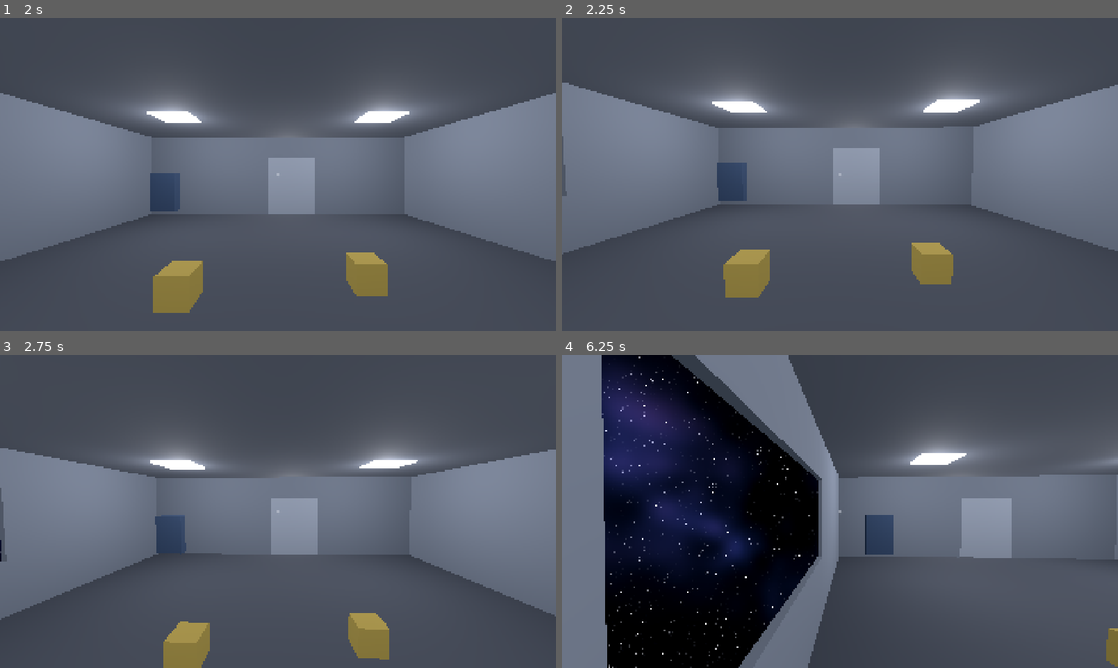
Above: before the commit, frames 1-4 (two rows, left to right).
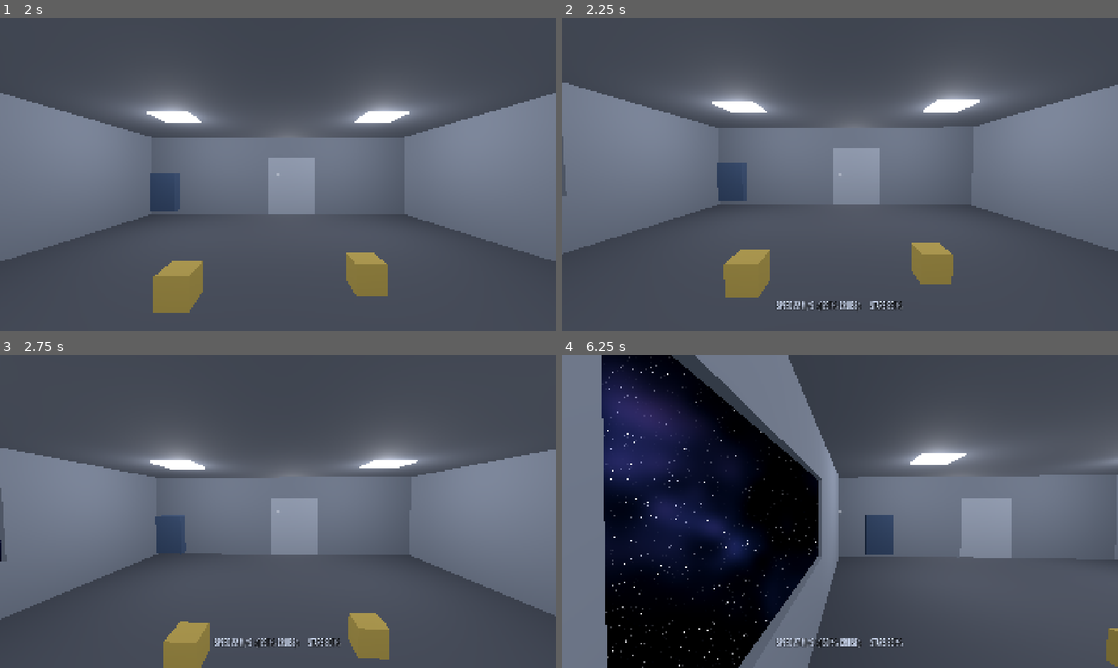
Above: after the commit, the same moments.

Repository: Joony/gmtk-game-jam-2026
Game: Godot game, scene res://scenes/intro.tscn
Two runs of this game, one before a commit and one after it. Both use one fixed random seed, a clock stepped at 60 frames per second and the inputs below.
Inputs (mouse positions are in pixels of both pictures, inside the frame that each line leads up to):
- Up to frame 1 (2 s): click "Skip" at 0.5 s; click "START" at 1.25 s
- Up to frame 2 (2.25 s): tap Enter at 2 s; move the mouse to (834, 180) at 2.02 s; hold = (speed_up, bound only after the commit) from 2.03 s (still down); hold E (interact) from 2.03 s (still down)
- Up to frame 3 (2.75 s): keep holding = (speed_up, bound only after the commit); keep holding E (interact); tap Space (jump) at 2.27 s; tap [ (stars_fewer, bound only after the commit) at 2.3 s
- Up to frame 4 (6.25 s): move the mouse to (878, 514) at 2.77 s; release E (interact) at 2.78 s; tap [ (stars_fewer, bound only after the commit) at 2.85, 4.55, 5.85 s; tap Space (jump) at 3.02, 4.52, 5.27, 6.02 s; tap ] (stars_more, bound only after the commit) at 3.05, 5.3 s; move the mouse to (795, 508) at 3.52 s; hold ] (stars_more, bound only after the commit) 3.53-4.28 s; tap E (interact) at 3.8, 4.35, 6.05 s; move the mouse to (845, 511) at 4.27 s; release = (speed_up, bound only after the commit) at 4.28 s; hold A (left) 4.28-5.03 s; move the mouse to (817, 505) at 5.02 s; press the mouse at (817, 505) at 5.03 s; hold = (speed_up, bound only after the commit) 5.03-5.78 s; tap Escape (pause) at 5.65 s; move the mouse to (962, 495) at 5.77 s; release the mouse at (962, 495) at 5.78 s; hold D (right) from 5.78 s (still down)

Frame 1 is identical in both runs. In frame 2, 0.4% of the frame differs, in the area x 38-62%, y 90-94%; in frame 3, 0.4%; in frame 4, 1.4%, in the area x 7-62%, y 0-100%.

Commit message:
Add in-game speed and star-count controls with a transient readout
= / - change speed in 25% of cruise steps up to 4x; ] / [ change star density.
star_density moves onto ShipMotion so it can be driven at runtime, and the streak
now uses an unclamped speed ratio so stars keep stretching above cruise.

Co-Authored-By: Claude Fable 5 <noreply@anthropic.com>

Diff:
--- a/project.godot
+++ b/project.godot
@@ -77,6 +77,27 @@
 ]
 }
 
+speed_up={
+"deadzone": 0.2,
+"events": [Object(InputEventKey,"resource_local_to_scene":false,"resource_name":"","device":-1,"window_id":0,"alt_pressed":false,"shift_pressed":false,"ctrl_pressed":false,"meta_pressed":false,"pressed":false,"keycode":0,"physical_keycode":61,"key_label":0,"unicode":0,"location":0,"echo":false,"script":null)
+]
+}
+speed_down={
+"deadzone": 0.2,
+"events": [Object(InputEventKey,"resource_local_to_scene":false,"resource_name":"","device":-1,"window_id":0,"alt_pressed":false,"shift_pressed":false,"ctrl_pressed":false,"meta_pressed":false,"pressed":false,"keycode":0,"physical_keycode":45,"key_label":0,"unicode":0,"location":0,"echo":false,"script":null)
+]
+}
+stars_more={
+"deadzone": 0.2,
+"events": [Object(InputEventKey,"resource_local_to_scene":false,"resource_name":"","device":-1,"window_id":0,"alt_pressed":false,"shift_pressed":false,"ctrl_pressed":false,"meta_pressed":false,"pressed":false,"keycode":0,"physical_keycode":93,"key_label":0,"unicode":0,"location":0,"echo":false,"script":null)
+]
+}
+stars_fewer={
+"deadzone": 0.2,
+"events": [Object(InputEventKey,"resource_local_to_scene":false,"resource_name":"","device":-1,"window_id":0,"alt_pressed":false,"shift_pressed":false,"ctrl_pressed":false,"meta_pressed":false,"pressed":false,"keycode":0,"physical_keycode":91,"key_label":0,"unicode":0,"location":0,"echo":false,"script":null)
+]
+}
+
 [physics]
 
 3d/physics_engine="Jolt Physics"
--- a/scenes/game.tscn
+++ b/scenes/game.tscn
@@ -12,6 +12,7 @@
 [ext_resource type="Script" path="res://scripts/level/ship_motion.gd" id="10_motion"]
 [ext_resource type="ShaderMaterial" path="res://assets/materials/starfield.tres" id="11_starfield"]
 [ext_resource type="PackedScene" path="res://scenes/props/space_station.tscn" id="12_station"]
+[ext_resource type="PackedScene" path="res://ui/debug_readout.tscn" id="13_readout"]
 
 [sub_resource type="SphereMesh" id="SphereMesh_shell"]
 radius = 1400.0
@@ -93,3 +94,5 @@
 [node name="StartPrompt" parent="." instance=ExtResource("4_start")]
 
 [node name="Reticle" parent="." instance=ExtResource("5_reticle")]
+
+[node name="DebugReadout" parent="." instance=ExtResource("13_readout")]
--- a/scenes/intro.tscn
+++ b/scenes/intro.tscn
@@ -1,22 +1,26 @@
-[gd_scene load_steps=2 format=3]
+[gd_scene format=3 uid="uid://c4l8nwjti56ln"]
 
-[ext_resource type="Script" path="res://scripts/intro.gd" id="1_intro"]
+[ext_resource type="Script" uid="uid://dt0lotypkgah4" path="res://scripts/intro.gd" id="1_intro"]
 
-[node name="Intro" type="Control"]
+[node name="Intro" type="Control" unique_id=173955960]
 layout_mode = 3
 anchors_preset = 15
 anchor_right = 1.0
 anchor_bottom = 1.0
+grow_horizontal = 2
+grow_vertical = 2
 script = ExtResource("1_intro")
 
-[node name="Background" type="ColorRect" parent="."]
+[node name="Background" type="ColorRect" parent="." unique_id=998905226]
 layout_mode = 1
 anchors_preset = 15
 anchor_right = 1.0
 anchor_bottom = 1.0
+grow_horizontal = 2
+grow_vertical = 2
 color = Color(0, 0, 0, 1)
 
-[node name="CountdownLabel" type="Label" parent="."]
+[node name="CountdownLabel" type="Label" parent="." unique_id=773336424]
 unique_name_in_owner = true
 layout_mode = 1
 anchors_preset = 15
@@ -30,7 +34,7 @@
 horizontal_alignment = 1
 vertical_alignment = 1
 
-[node name="SkipButton" type="Button" parent="."]
+[node name="SkipButton" type="Button" parent="." unique_id=1745311473]
 layout_mode = 1
 anchors_preset = 3
 anchor_left = 1.0
@@ -45,8 +49,7 @@
 grow_vertical = 0
 text = "Skip"
 
-[node name="Timer" type="Timer" parent="."]
-wait_time = 1.0
+[node name="Timer" type="Timer" parent="." unique_id=639323426]
 autostart = true
 
 [connection signal="pressed" from="SkipButton" to="." method="_on_skip_button_pressed"]
--- /dev/null
+++ b/scripts/debug_readout.gd
@@ -0,0 +1,32 @@
+extends CanvasLayer
+
+# Shows a tuning value for a moment when a debug control changes it, then fades out.
+# Deliberately transient: it is for dialling in the look, not part of the game HUD.
+
+const HOLD := 1.6
+const FADE := 0.5
+
+@onready var _label: Label = %Label
+
+var _tween: Tween
+
+
+func _ready() -> void:
+	_label.modulate.a = 0.0
+
+
+func bind(motion: ShipMotion) -> void:
+	motion.speed_changed.connect(func(_s: float) -> void: _show(motion))
+	motion.settings_changed.connect(func() -> void: _show(motion))
+
+
+func _show(motion: ShipMotion) -> void:
+	_label.text = "SPEED %.0f m/s  (%.0f%% cruise)      STARS %.0f%%" % [
+		motion.speed, motion.speed_ratio() * 100.0, motion.star_density * 100.0
+	]
+	if _tween != null and _tween.is_valid():
+		_tween.kill()
+	_label.modulate.a = 1.0
+	_tween = create_tween()
+	_tween.tween_interval(HOLD)
+	_tween.tween_property(_label, "modulate:a", 0.0, FADE)
--- a/scripts/game.gd
+++ b/scripts/game.gd
@@ -14,6 +14,8 @@
 @onready var _reticle: CanvasLayer = $Reticle
 @onready var _interactor: Interactor = $Player/Interactor
 @onready var _lighting: LightingController = $Lighting
+@onready var _motion: ShipMotion = $Motion
+@onready var _readout: CanvasLayer = $DebugReadout
 
 var is_started: bool = false
 
@@ -23,6 +25,7 @@
 	_start_prompt.get_node("%StartButton").pressed.connect(start_game)
 	_reticle.bind(_interactor)
 	_lighting.bind_environment($WorldEnvironment)
+	_readout.bind(_motion)
 	# The cursor is visible while paused, so the reticle would be a second,
 	# misleading pointer.
 	_pause_menu.paused.connect(func() -> void: _reticle.visible = false)
--- a/scripts/level/ship_motion.gd
+++ b/scripts/level/ship_motion.gd
@@ -15,6 +15,8 @@
 const GROUP_STARFIELD := &"starfield"
 
 signal speed_changed(speed: float)
+## Emitted when a tuning value (currently star density) changes.
+signal settings_changed
 
 ## Metres per second at full health. Step 12 scales the actual speed down per malfunction.
 @export var cruise_speed: float = 18.0
@@ -23,6 +25,13 @@
 @export var star_brightness: float = 1.6
 ## How much the stars smear at cruise speed.
 @export var streak_at_cruise: float = 0.7
+## Fraction of cells containing a star — the main "how many stars" control.
+## Driven from here rather than left on the material so it can be changed at runtime.
+@export_range(0.0, 1.0) var star_density: float = 0.85
+## Ceiling for the debug speed control, as a multiple of cruise.
+@export var max_speed_multiplier: float = 4.0
+## Step size for the debug speed keys, as a fraction of cruise.
+@export var speed_step: float = 0.25
 
 ## Current speed. Zero stops the starfield dead, which is what a stalled ship should look like.
 var speed: float = 0.0:
@@ -49,15 +58,47 @@
 	_apply()
 
 
-## Fraction of cruise speed, for anything that wants "how fast are we going, really".
+## Fraction of cruise speed, clamped to 0..1 — for game logic ("how healthy are we?").
 func speed_fraction() -> float:
 	if cruise_speed <= 0.0:
 		return 0.0
 	return clampf(speed / cruise_speed, 0.0, 1.0)
 
 
+## Unclamped ratio, for visuals: above cruise the stars should keep stretching.
+func speed_ratio() -> float:
+	if cruise_speed <= 0.0:
+		return 0.0
+	return speed / cruise_speed
+
+
+## Nudge the speed. `steps` is in units of `speed_step` x cruise.
+func adjust_speed(steps: float) -> void:
+	speed = clampf(speed + cruise_speed * speed_step * steps, 0.0, cruise_speed * max_speed_multiplier)
+
+
+func adjust_density(amount: float) -> void:
+	star_density = clampf(star_density + amount, 0.0, 1.0)
+	settings_changed.emit()
+
+
+# Debug/tuning keys. Step 12 drives speed from malfunctions instead; these stay useful
+# for dialling in the look, and are harmless because they only exist while unpaused.
+func _unhandled_input(event: InputEvent) -> void:
+	if event.is_action_pressed("speed_up"):
+		adjust_speed(1.0)
+	elif event.is_action_pressed("speed_down"):
+		adjust_speed(-1.0)
+	elif event.is_action_pressed("stars_more"):
+		adjust_density(0.05)
+	elif event.is_action_pressed("stars_fewer"):
+		adjust_density(-0.05)
+	else:
+		return
+	get_viewport().set_input_as_handled()
+
+
 func _apply() -> void:
-	var fraction := speed_fraction()
 	for pane in get_tree().get_nodes_in_group(GROUP_STARFIELD):
 		var material := (pane as MeshInstance3D).get_surface_override_material(0) as ShaderMaterial
 		if material == null:
@@ -67,5 +108,6 @@
 		material.set_shader_parameter("travel_direction", travel_direction.normalized())
 		material.set_shader_parameter("travelled", distance_travelled)
 		material.set_shader_parameter("brightness", star_brightness)
-		material.set_shader_parameter("streak", streak_at_cruise * fraction)
+		material.set_shader_parameter("star_density", star_density)
+		material.set_shader_parameter("streak", streak_at_cruise * speed_ratio())
 		material.set_shader_parameter("destination_brightness", destination_brightness)
--- a/tests/smoke_space_windows.gd
+++ b/tests/smoke_space_windows.gd
@@ -156,6 +156,53 @@
 	_check("speed_changed fired (%d)" % speeds.size(), speeds.size() == 1)
 	_check("speed_fraction reports half (%.2f)" % motion.speed_fraction(), absf(motion.speed_fraction() - 0.5) < 0.02)
 
+	# --- Runtime speed and star-count controls ------------------------------
+	for required_action in ["speed_up", "speed_down", "stars_more", "stars_fewer"]:
+		_check("input action '%s' exists" % required_action, InputMap.has_action(required_action))
+
+	motion.speed = motion.cruise_speed
+	await _frames(2)
+	var before_speed := motion.speed
+	motion.adjust_speed(1.0)
+	await _frames(2)
+	_check(
+		"speed can be raised above cruise (%.1f -> %.1f)" % [before_speed, motion.speed],
+		motion.speed > before_speed
+	)
+	_check(
+		"streak keeps growing above cruise (%.2f)" % float(material.get_shader_parameter("streak")),
+		float(material.get_shader_parameter("streak")) > motion.streak_at_cruise
+	)
+
+	for i in 40:
+		motion.adjust_speed(-1.0)
+	await _frames(2)
+	_check("speed cannot go negative (%.2f)" % motion.speed, motion.speed == 0.0)
+	for i in 40:
+		motion.adjust_speed(1.0)
+	await _frames(2)
+	_check(
+		"speed is capped (%.1f, max %.1f)" % [motion.speed, motion.cruise_speed * motion.max_speed_multiplier],
+		motion.speed <= motion.cruise_speed * motion.max_speed_multiplier + 0.001
+	)
+
+	# Star count is driven from ShipMotion so it can be changed at runtime.
+	var before_density := motion.star_density
+	motion.adjust_density(-0.2)
+	await _frames(2)
+	_check(
+		"star density can be lowered (%.2f -> %.2f)" % [before_density, motion.star_density],
+		motion.star_density < before_density
+	)
+	_check(
+		"density reaches the shader (%.2f)" % float(material.get_shader_parameter("star_density")),
+		is_equal_approx(float(material.get_shader_parameter("star_density")), motion.star_density)
+	)
+	motion.adjust_density(-2.0)
+	_check("density cannot go below zero (%.2f)" % motion.star_density, motion.star_density == 0.0)
+	motion.adjust_density(5.0)
+	_check("density cannot exceed one (%.2f)" % motion.star_density, motion.star_density == 1.0)
+
 	# --- The destination hook is off until step 12 turns it on --------------
 	_check(
 		"destination hidden by default (%.2f)" % float(material.get_shader_parameter("destination_brightness")),
--- /dev/null
+++ b/ui/debug_readout.tscn
@@ -0,0 +1,31 @@
+[gd_scene load_steps=2 format=3]
+
+[ext_resource type="Script" path="res://scripts/debug_readout.gd" id="1_readout"]
+
+; Transient tuning readout: appears when a debug control changes a value, then fades.
+; Not part of the game HUD.
+
+[node name="DebugReadout" type="CanvasLayer"]
+layer = 45
+script = ExtResource("1_readout")
+
+[node name="Label" type="Label" parent="."]
+unique_name_in_owner = true
+anchors_preset = 7
+anchor_left = 0.5
+anchor_top = 1.0
+anchor_right = 0.5
+anchor_bottom = 1.0
+offset_left = -500.0
+offset_top = -120.0
+offset_right = 500.0
+offset_bottom = -60.0
+grow_horizontal = 2
+grow_vertical = 0
+mouse_filter = 2
+theme_override_colors/font_color = Color(0.85, 0.9, 1, 1)
+theme_override_colors/font_outline_color = Color(0, 0, 0, 0.85)
+theme_override_constants/outline_size = 10
+theme_override_font_sizes/font_size = 34
+horizontal_alignment = 1
+vertical_alignment = 1
Not shown: 1 places in scenes/game.tscn that only renumber resources
Not shown, added: scripts/debug_readout.gd.uid
Not shown, changed: TODO.md
Not shown, changed: docs/features/space-exterior.md
